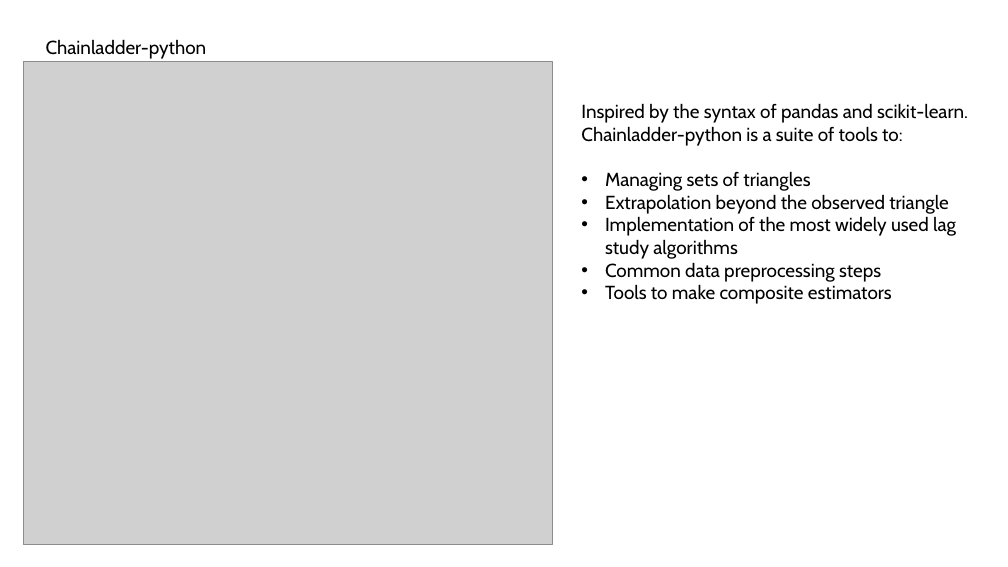
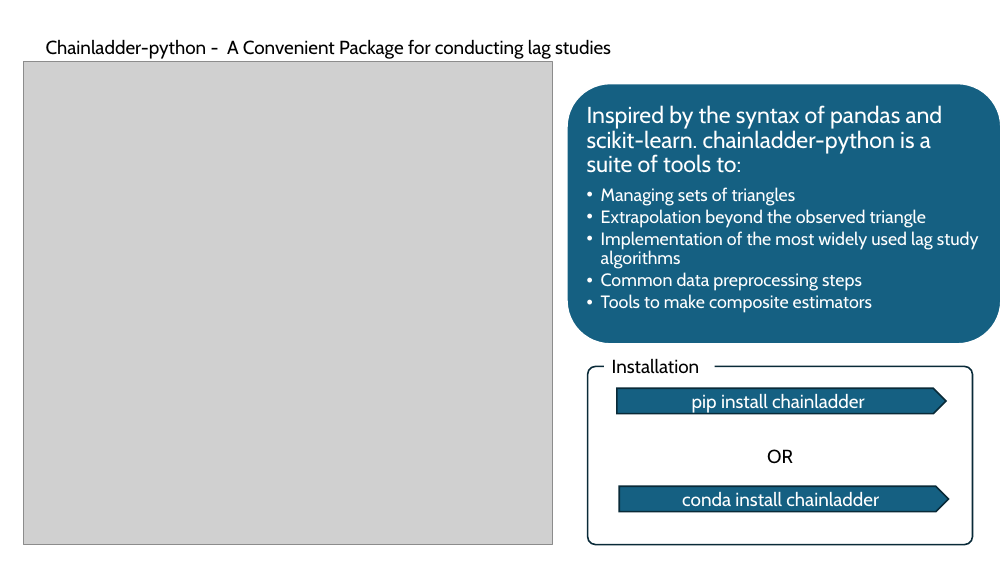
Before and after one commit to jbogaardt/fullstackactuary2024, a slide deck: slide 7 of draft presentation.pptx (slide 4 before the commit). Drawn at 1008x567 pixels with LibreOffice and Linux fonts; fonts in the diff are those of the drawing; grey boxes stand for pictures. Boxes give left, top, right and bottom in pixels: in the first picture for what was removed or moved away, otherwise in the second. Text is boxed around its words. In the diff, an @@ line names an element or a change of style, - is before the commit and + after.

```diff
--- a/draft presentation.pptx
+++ b/draft presentation.pptx
@@ text at [46, 39, 611, 59]: text changed @@
-Chainladder-python
+Chainladder-python - A Convenient Package for conducting lag studies
@@ rounded rectangle added at [567, 83, 1001, 343], fill #156082, outline #FFFFFF 1.5 pt @@
@@ text at [587, 105, 943, 173]: text changed; size 18 to 22 pt; text colour #000000 to #FFFFFF @@
-Inspired by the syntax of pandas and scikit-learn. Chainladder-python is a suite of tools to:
+Inspired by the syntax of pandas and scikit-learn. chainladder-python is a suite of tools to:
@@ text at [601, 187, 979, 313]: size 18 to 17 pt, text colour #000000 to #FFFFFF in "Managing sets of triangles", "Extrapolation beyond the observed triangle", "Implementation of the most widely used lag ...", "Common data preprocessing steps" and 1 more places; list level 1 to 2 in "Managing sets of triangles"; line spacing 1 to 0.9; list level 1 to 2 in "Extrapolation beyond the observed triangle"; list level 1 to 2 in "Implementation of the most widely ..."; list level 1 to 2 in "Common data preprocessing steps"; list level 1 to 2 in "Tools to make composite estimators" @@
@@ text added at [612, 358, 700, 374], 18 pt, text #000000 @@
+Installation
@@ rounded rectangle added at [588, 367, 972, 545], outline #092A39 1.5 pt, 18 pt, text #000000 @@
+OR
@@ pentagon arrow added at [617, 389, 947, 414], fill #156082, outline #092A39 1.5 pt, 18 pt, text #FFFFFF @@
+pip install chainladder
@@ pentagon arrow added at [619, 486, 949, 512], fill #156082, outline #092A39 1.5 pt, 18 pt, text #FFFFFF @@
+conda install chainladder
```
Also in this commit, not shown: 3 other slides changed, 15 slides added, 2 slides removed.
